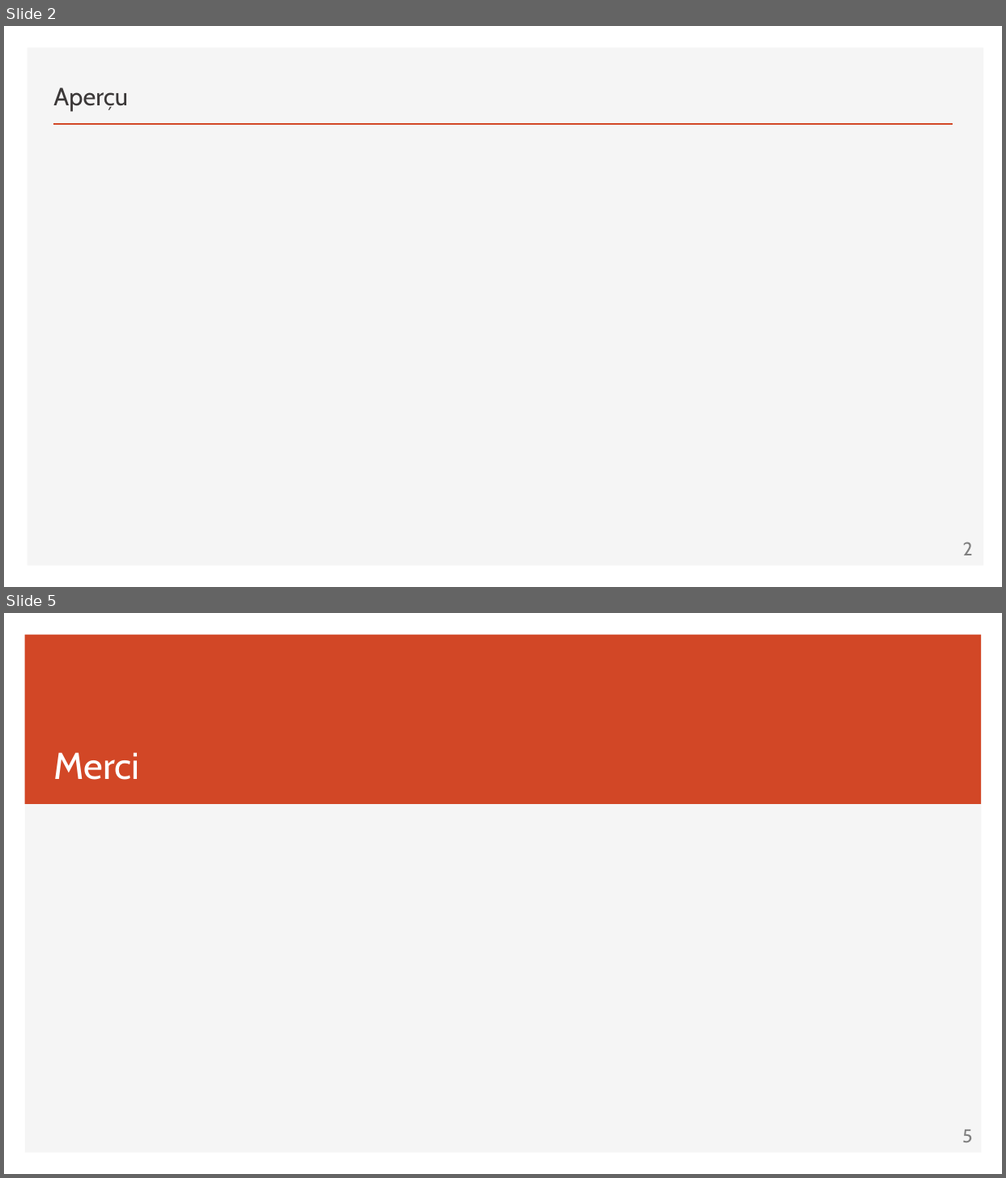
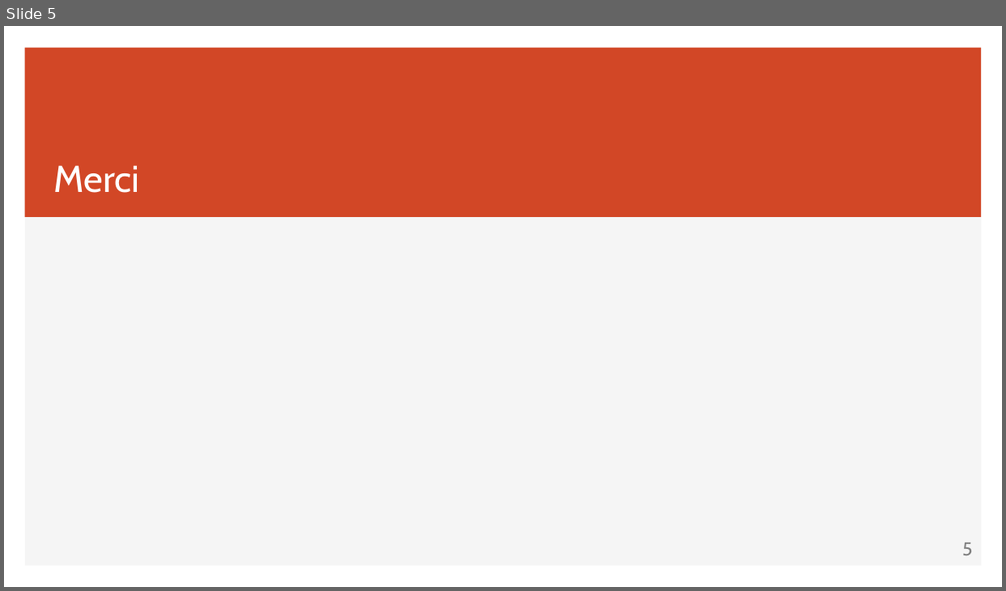
Before and after one commit to IAmFrench/slot-machine-in-javascript-2017, a slide deck: presentation/Slot Machine.pptx. Shown one above the other, each under a label of ours: slides 2 and 5 before the commit, slide 5 after it; the slides between them are not shown. The pictures are 1006x1178 and 1006x591 pixels, drawn with LibreOffice and Linux fonts; fonts in the diff are those of the drawing. Boxes give left, top, right and bottom in pixels: in the first picture for what was removed or moved away, otherwise in the second. Text is boxed around its words. In the diff, an @@ line names an element or a change of style, - is before the commit and + after.

```diff
--- a/presentation/Slot Machine.pptx
+++ b/presentation/Slot Machine.pptx
@@ slide 2 removed at (4, 26, 1002, 587), background #FFFFFF @@
@@ rectangle removed at (27, 48, 984, 566) @@
@@ text removed at (53, 88, 127, 111) @@
-Aperçu
@@ line removed from (53, 124) to (953, 124) @@
@@ page number removed at (963, 542, 973, 556) @@
-2
```
Also in this commit, not shown: 2 slides changed, 2 slides added, 1 other slide removed.
